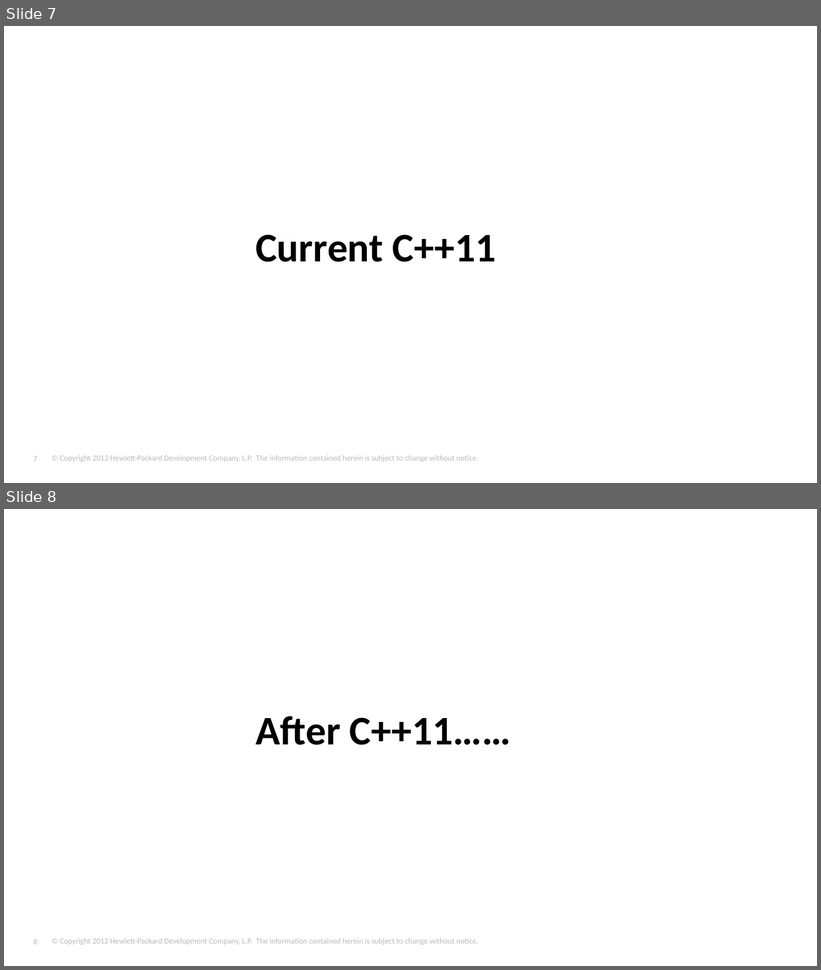
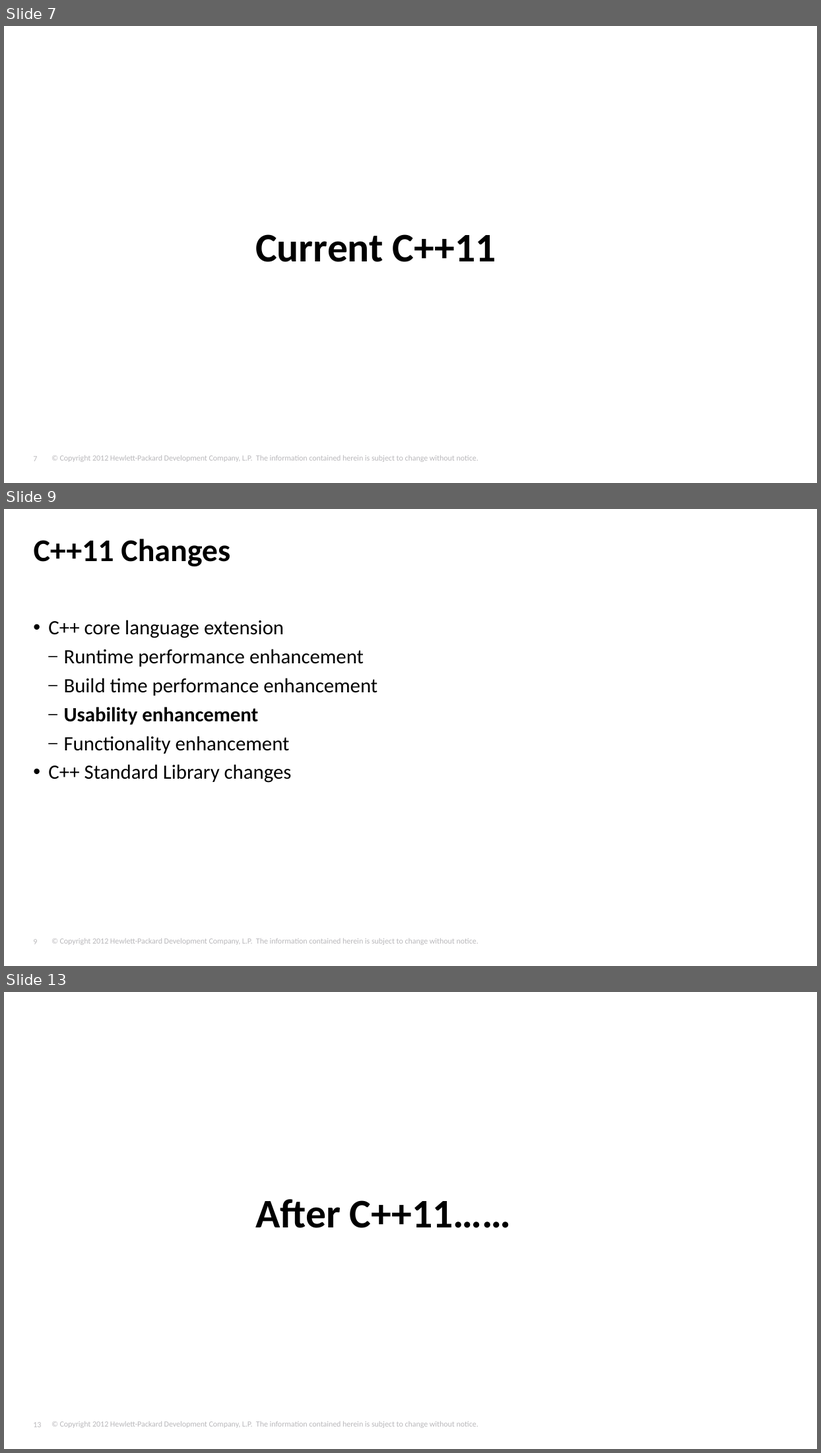
Before and after one commit to tjliupeng/CPP11, a slide deck: C++11.pptx. Shown one above the other, each under a label of ours: slides 7 and 8 before the commit, slides 7, 9 and 13 after it; the slides between them are not shown. The pictures are 821x970 and 821x1453 pixels, drawn with LibreOffice and Linux fonts; fonts in the diff are those of the drawing; background and template pictures are left out. Boxes give left, top, right and bottom in pixels: in the first picture for what was removed or moved away, otherwise in the second. Text is boxed around its words. In the diff, an @@ line names an element or a change of style, - is before the commit and + after.

```diff
--- a/C++11.pptx
+++ b/C++11.pptx
@@ slide 9 added at [4, 509, 817, 966], background #FFFFFF; not listed: 2 template elements that a slide beside it also shows @@
@@ title added at [34, 539, 230, 566], 28 pt, text #000000, bold @@
+C++11 Changes
@@ text added at [48, 620, 378, 783], 18 pt, text #000000 @@
+• C++ core language extension
+  – Runtime performance enhancement
+  – Build time performance enhancement
+  – Usability enhancement
+  – Functionality enhancement
+• C++ Standard Library changes
@@ what was slide 8 is now slide 13 @@
@@ page number at [33, 1422, 41, 1428]: text changed @@
-8
+13
```
Also in this commit, not shown: 1 slide changed, 4 other slides added.
